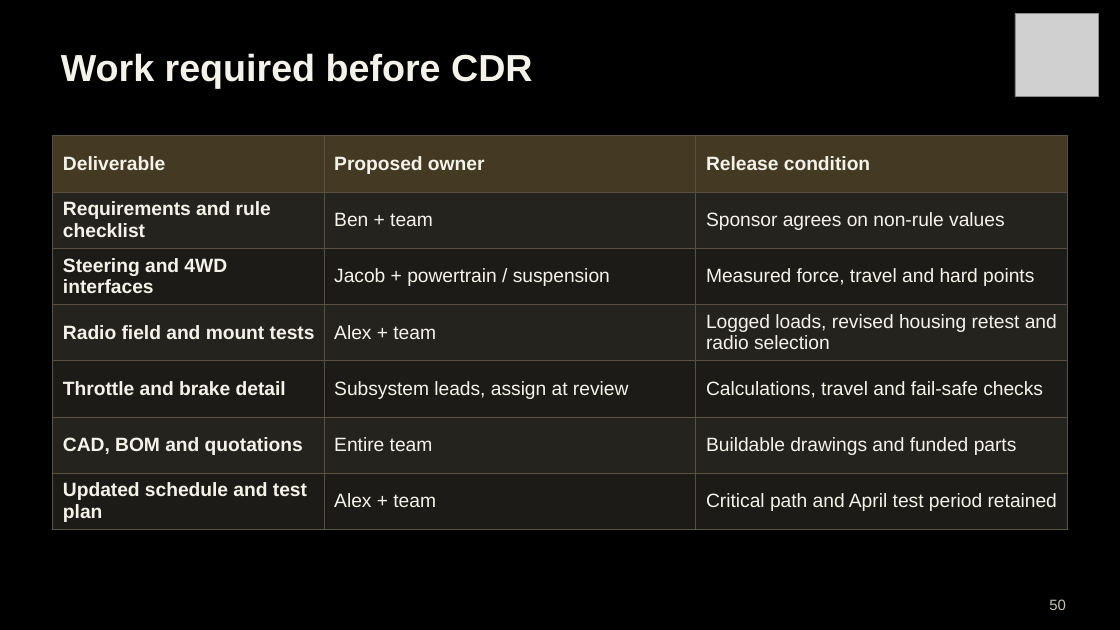
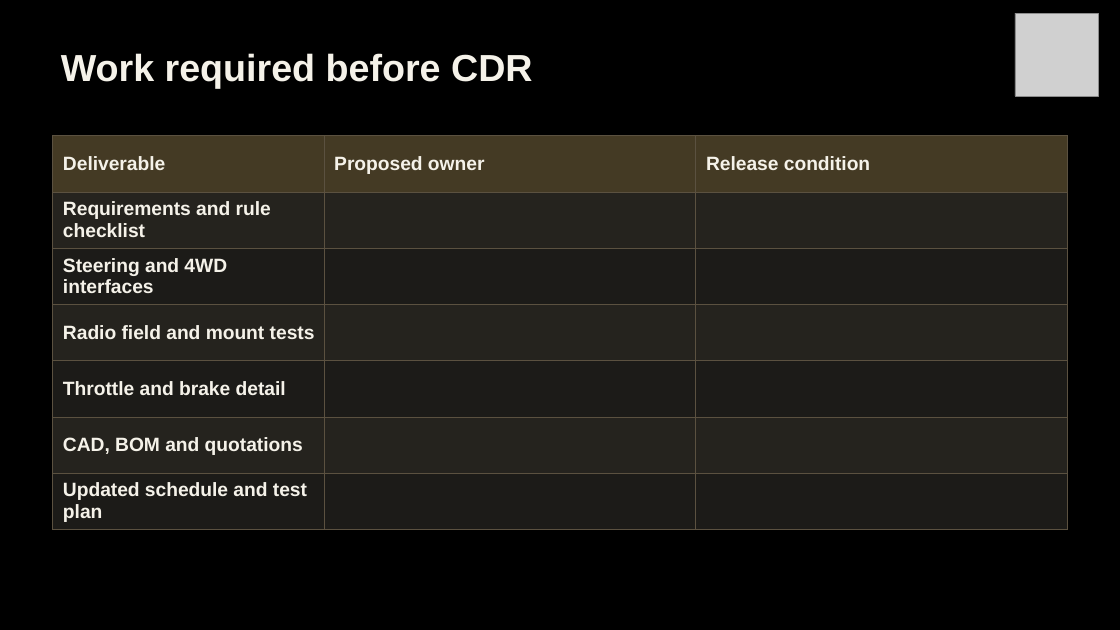
Before and after one commit to Polowater123/Aggie-Baja-Controls-The-A.B.C.-, a slide deck: slide 39 of PDR Draft.pptx (slide 50 before the commit). Drawn at 1120x630 pixels with LibreOffice and Linux fonts; fonts in the diff are those of the drawing; grey boxes stand for pictures. Boxes give left, top, right and bottom in pixels: in the first picture for what was removed or moved away, otherwise in the second. Text is boxed around its words. In the diff, an @@ line names an element or a change of style, - is before the commit and + after.

Commit message:
Update concept portfolio and PDR draft
This commit updates the concept portfolio and PDR draft PowerPoint files. The revisions reflect the latest presentation content and draft progress for the project.

```diff
--- a/PDR Draft.pptx
+++ b/PDR Draft.pptx
@@ table at (52,135,1068,531) @@
-row 2, column 2: Ben + team
+row 2, column 2: 
-row 2, column 3: Sponsor agrees on non-rule values
+row 2, column 3: 
-row 3, column 2: Jacob + powertrain / suspension
+row 3, column 2: 
-row 3, column 3: Measured force, travel and hard points
+row 3, column 3: 
-row 4, column 2: Alex + team
+row 4, column 2: 
-row 4, column 3: Logged loads, revised housing retest and radio selection
+row 4, column 3: 
-row 5, column 2: Subsystem leads, assign at review
+row 5, column 2: 
-row 5, column 3: Calculations, travel and fail-safe checks
+row 5, column 3: 
-row 6, column 2: Entire team
+row 6, column 2: 
-row 6, column 3: Buildable drawings and funded parts
+row 6, column 3: 
-row 7, column 2: Alex + team
+row 7, column 2: 
-row 7, column 3: Critical path and April test period retained
+row 7, column 3: 
@@ text removed at (1049,599,1066,610) @@
-50
```
Also in this commit, not shown: 37 other slides changed, 2 slides added, 15 slides removed, 1 other file.
